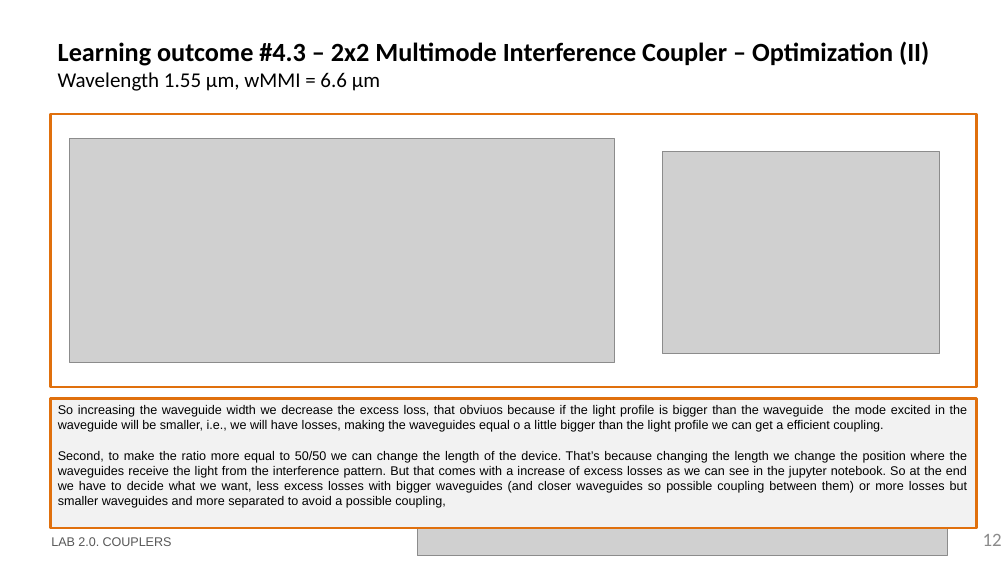
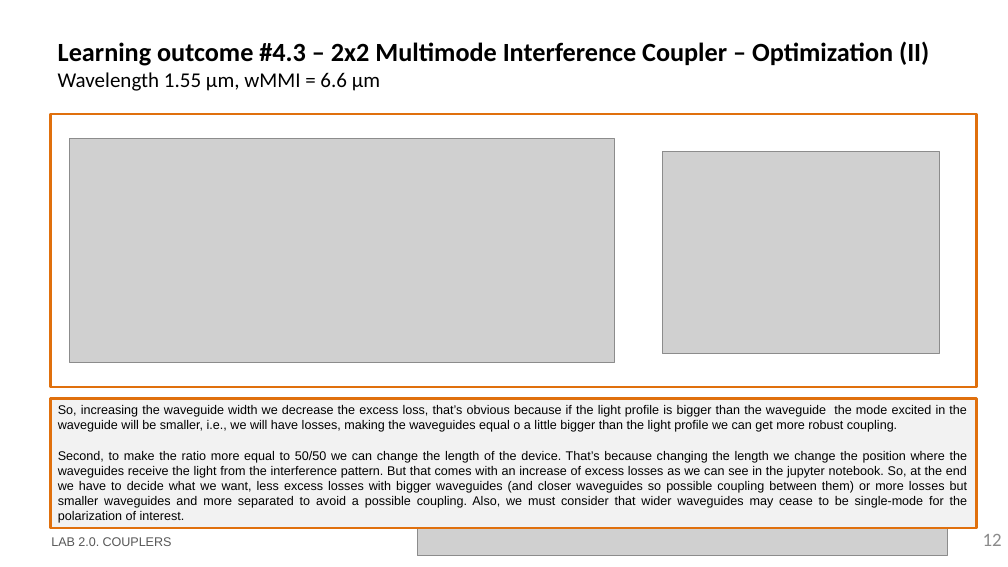
Before and after one commit to DBAEASE/pic-upv-lab2, a slide deck: slide 12 of LabBook_20.pptx. Drawn at 1008x567 pixels with LibreOffice and Linux fonts; fonts in the diff are those of the drawing; grey boxes stand for pictures; background and template pictures are left out. Boxes give left, top, right and bottom in pixels: in the first picture for what was removed or moved away, otherwise in the second. Text is boxed around its words. In the diff, an @@ line names an element or a change of style, - is before the commit and + after.

```diff
--- a/LabBook_20.pptx
+++ b/LabBook_20.pptx
@@ text in rectangle at (58, 405, 967, 523): text changed @@
-So increasing the waveguide width we decrease the excess loss, that obviuos because if the light profile is bigger than the waveguide the mode excited in the waveguide will be smaller, i.e., we will have losses, making the waveguides equal o a little bigger than the light profile we can get a efficient coupling.
-Second, to make the ratio more equal to 50/50 we can change the length of the device. That’s because changing the length we change the position where the waveguides receive the light from the interference pattern. But that comes with a increase of excess losses as we can see in the jupyter notebook. So at the end we have to decide what we want, less excess losses with bigger waveguides (and closer waveguides so possible coupling between them) or more losses but smaller waveguides and more separated to avoid a possible coupling,
+So, increasing the waveguide width we decrease the excess loss, that’s obvious because if the light profile is bigger than the waveguide the mode excited in the waveguide will be smaller, i.e., we will have losses, making the waveguides equal o a little bigger than the light profile we can get more robust coupling.
+Second, to make the ratio more equal to 50/50 we can change the length of the device. That’s because changing the length we change the position where the waveguides receive the light from the interference pattern. But that comes with an increase of excess losses as we can see in the jupyter notebook. So, at the end we have to decide what we want, less excess losses with bigger waveguides (and closer waveguides so possible coupling between them) or more losses but smaller waveguides and more separated to avoid a possible coupling. Also, we must consider that wider waveguides may cease to be single-mode for the polarization of interest.
```
Also in this commit, not shown: 10 other slides changed, 2 slides added, 1 slide removed, 1 other file.
